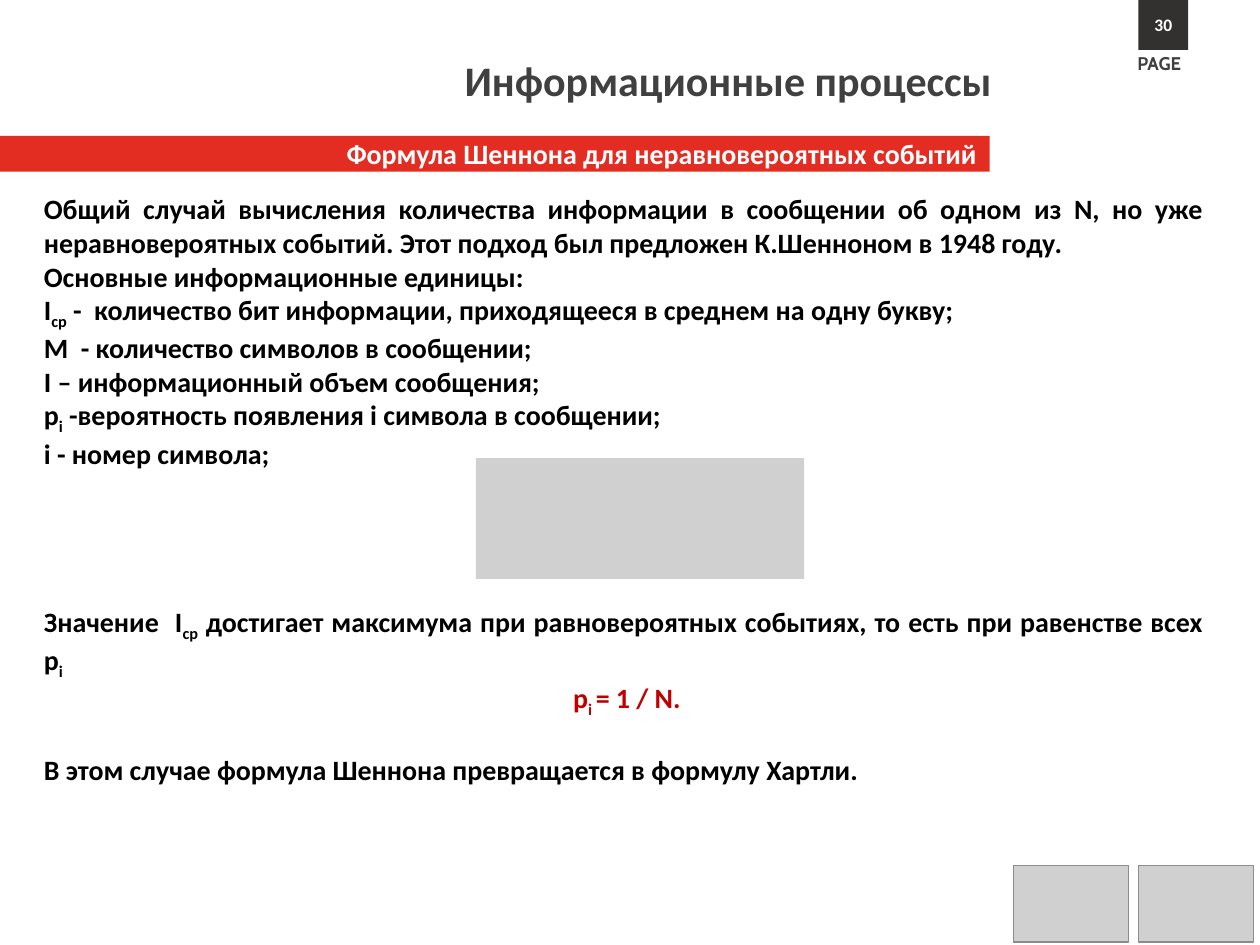
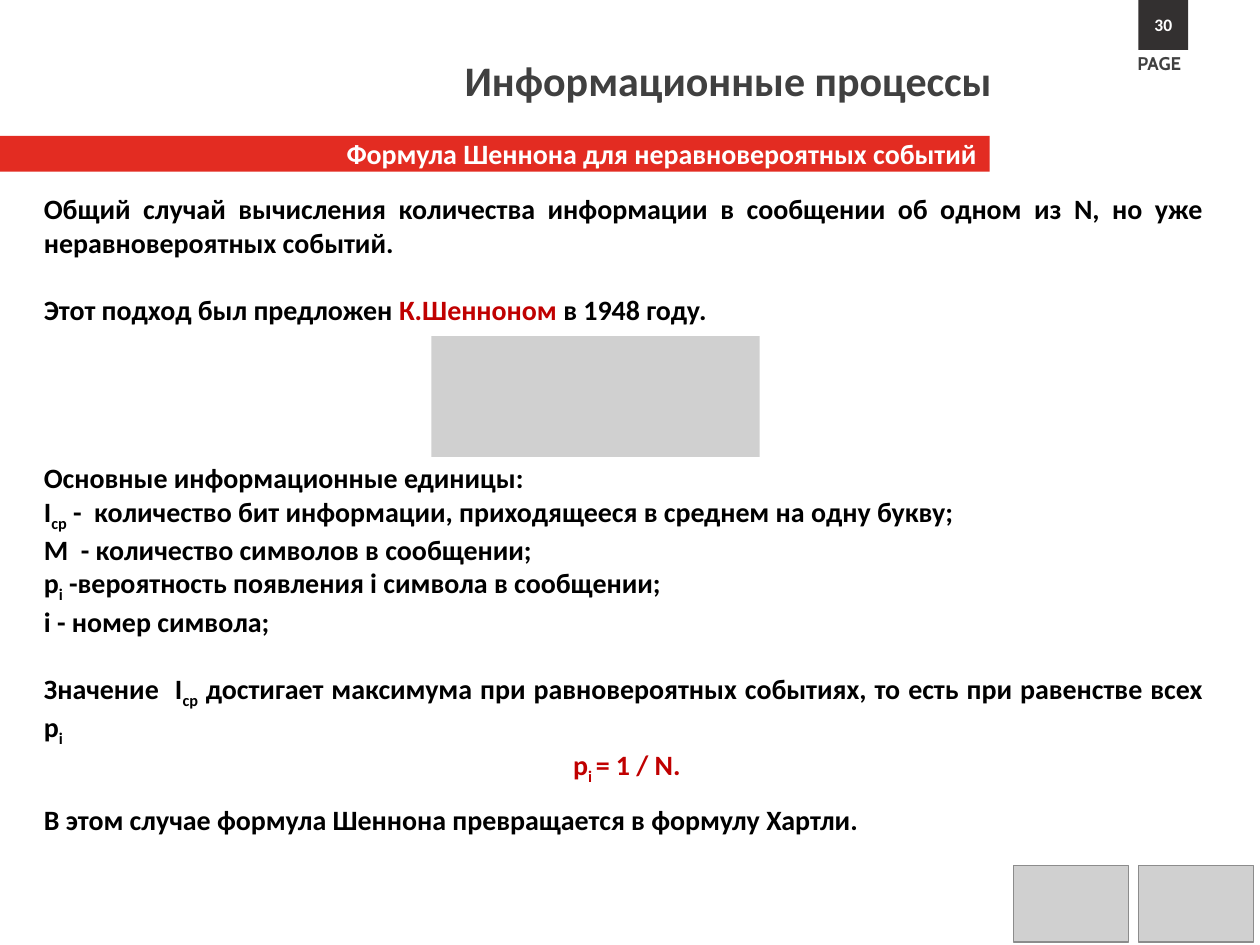
Before and after one commit to s1211001142/computer_science_course, a slide deck: slide 29 of Lectures/Л1.Информационные процессы.pptx (slide 30 before the commit). Drawn at 1260x945 pixels with LibreOffice and Linux fonts; fonts in the diff are those of the drawing; grey boxes stand for pictures; background and template pictures are left out. Boxes give left, top, right and bottom in pixels: in the first picture for what was removed or moved away, otherwise in the second. Text is boxed around its words. In the diff, an @@ line names an element or a change of style, - is before the commit and + after.

```diff
--- a/Lectures/Л1.Информационные процессы.pptx
+++ b/Lectures/Л1.Информационные процессы.pptx
@@ text at box(44, 199, 1202, 325): text changed @@
-Общий случай вычисления количества информации в сообщении об одном из N, но уже неравновероятных событий. Этот подход был предложен К.Шенноном в 1948 году.
+Общий случай вычисления количества информации в сообщении об одном из N, но уже неравновероятных событий.
+Этот подход был предложен К.Шенноном в 1948 году.
@@ picture added at box(431, 336, 759, 457) @@
@@ text at box(44, 372, 540, 397): paragraph removed @@
-I – информационный объем сообщения;
@@ picture removed at box(476, 459, 804, 580) @@
```
Also in this commit, not shown: 36 other slides changed, 1 slide removed.
